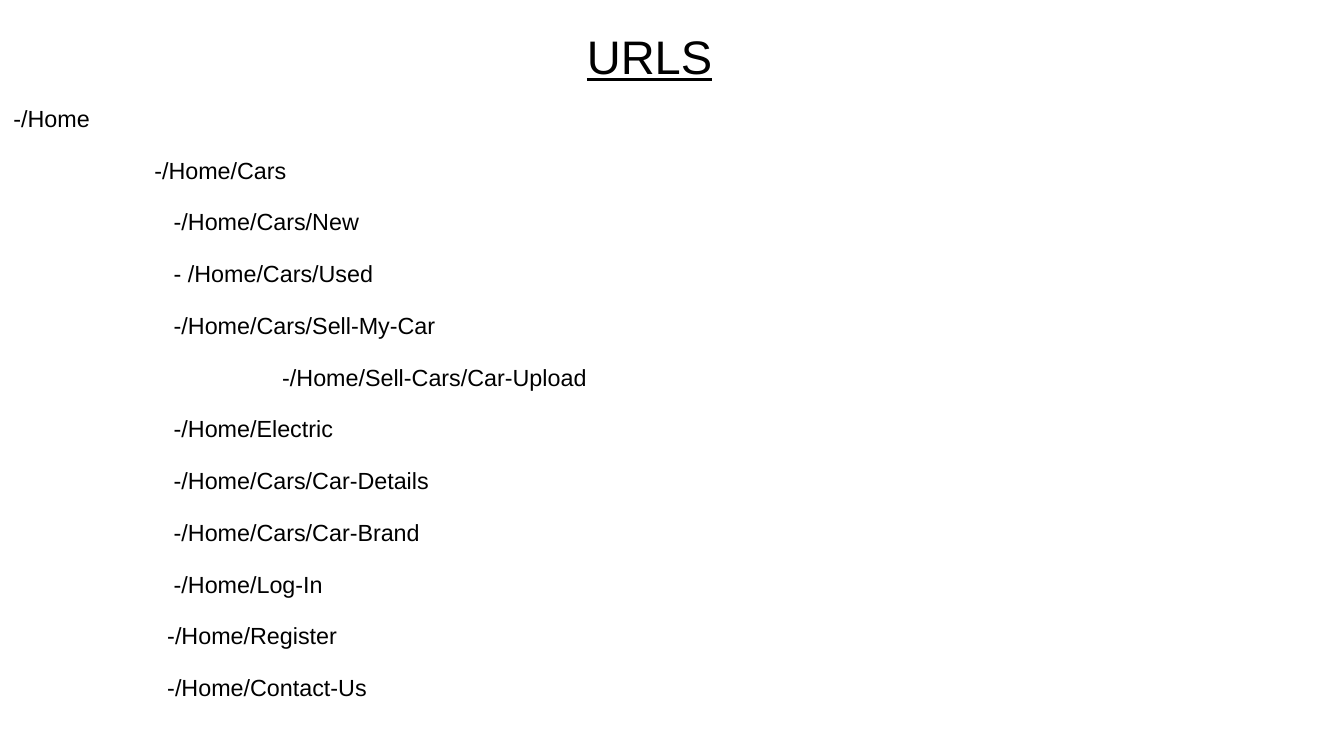
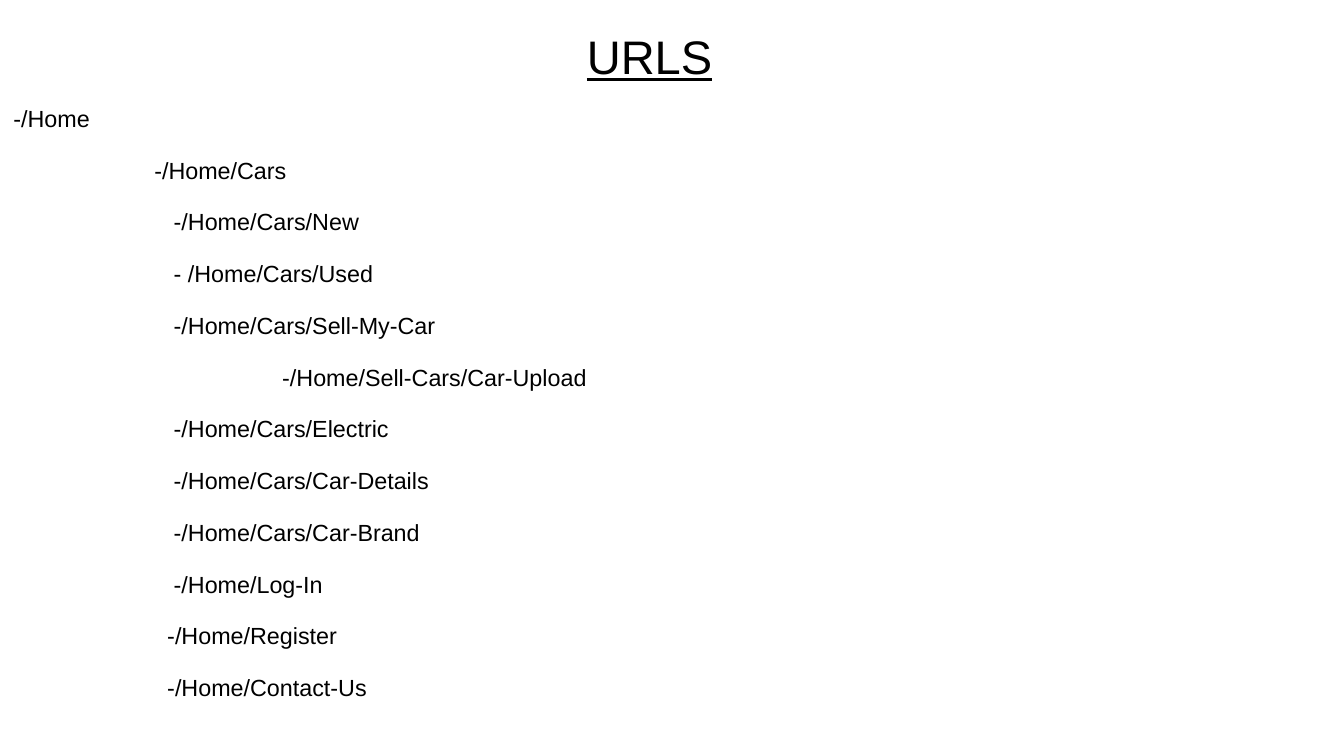
Before and after one commit to AndreiGhita2002/WAD_Car_Market, a slide deck: slide 10 of Design Specification.pptx. Drawn at 1344x756 pixels with LibreOffice and Linux fonts; fonts in the diff are those of the drawing. Boxes give left, top, right and bottom in pixels: in the first picture for what was removed or moved away, otherwise in the second. Text is boxed around its words. In the diff, an @@ line names an element or a change of style, - is before the commit and + after.

Commit message:
Done with ER, system architecture, urls, overview, add rest

```diff
--- a/Design Specification.pptx
+++ b/Design Specification.pptx
@@ text at bbox=[174, 420, 389, 438]: text changed @@
--/Home/Electric
+-/Home/Cars/Electric
```
